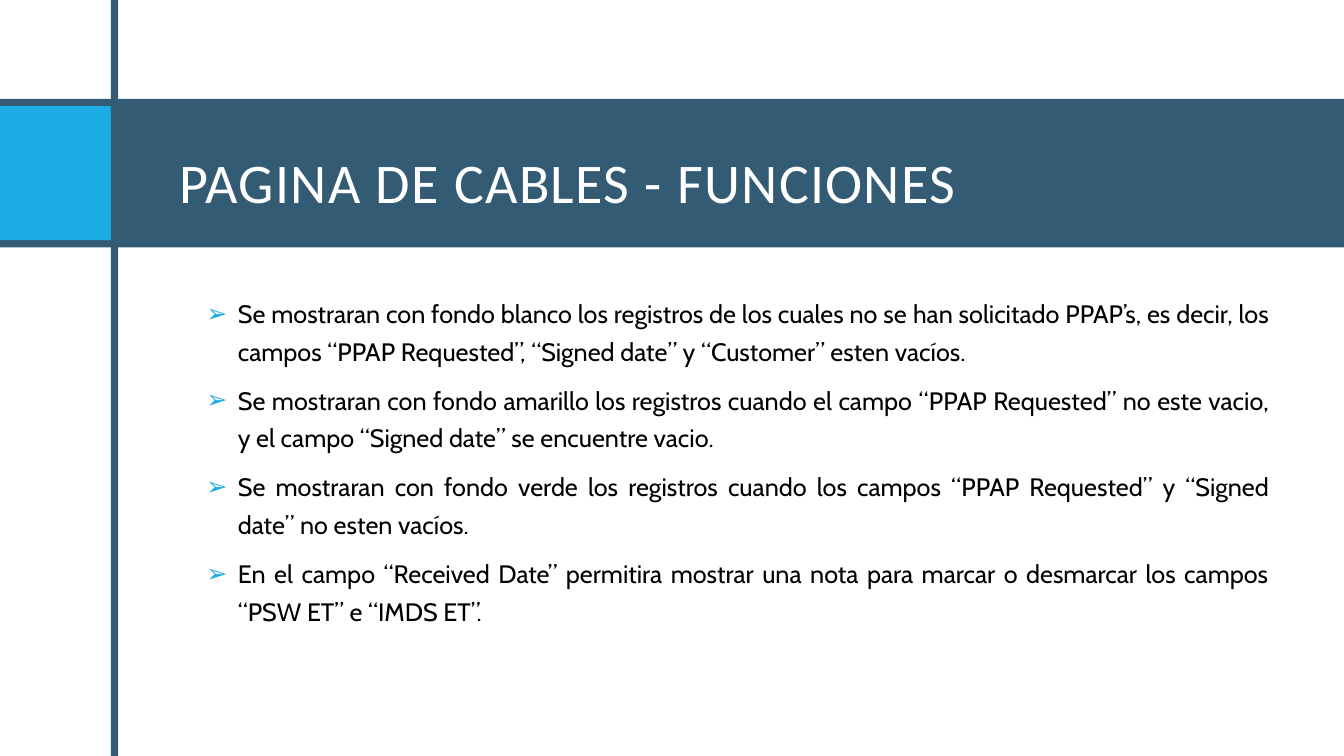
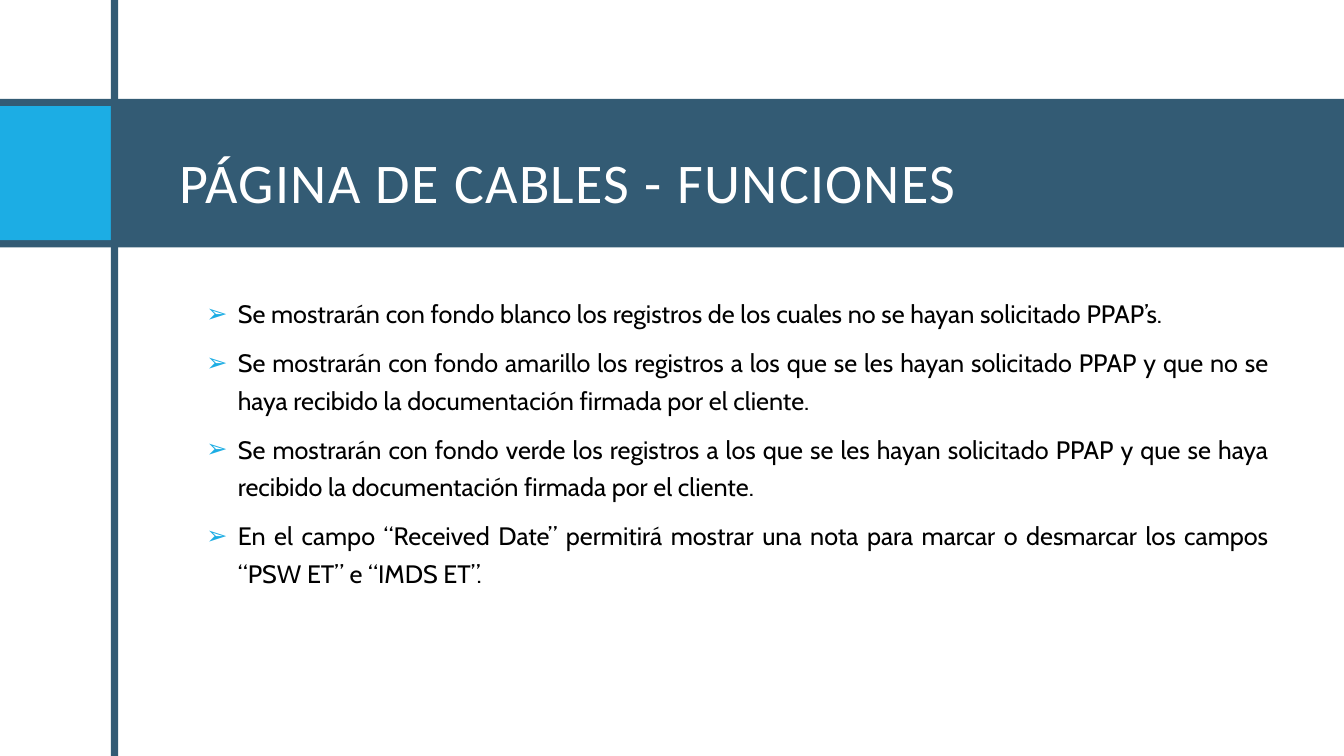
Before and after one commit to Santiago-004/proyecto, a slide deck: slide 35 of Proyecto.pptx. Drawn at 1344x756 pixels with LibreOffice and Linux fonts; fonts in the diff are those of the drawing. Boxes give left, top, right and bottom in pixels: in the first picture for what was removed or moved away, otherwise in the second. Text is boxed around its words. In the diff, an @@ line names an element or a change of style, - is before the commit and + after.

```diff
--- a/Proyecto.pptx
+++ b/Proyecto.pptx
@@ title at (179,156,955,204): text changed @@
-PAGINA DE CABLES - FUNCIONES
+PÁGINA DE CABLES - FUNCIONES
@@ text at (238,304,1268,584): text changed @@
-  ➢ Se mostraran con fondo blanco los registros de los cuales no se han solicitado PPAP’s, es decir, los campos “PPAP Requested”, “Signed date” y “Customer” esten vacíos.
-  ➢ Se mostraran con fondo amarillo los registros cuando el campo “PPAP Requested” no este vacio, y el campo “Signed date” se encuentre vacio.
-  ➢ Se mostraran con fondo verde los registros cuando los campos “PPAP Requested” y “Signed date” no esten vacíos.
-  ➢ En el campo “Received Date” permitira mostrar una nota para marcar o desmarcar los campos “PSW ET” e “IMDS ET”.
+  ➢ Se mostrarán con fondo blanco los registros de los cuales no se hayan solicitado PPAP’s.
+  ➢ Se mostrarán con fondo amarillo los registros a los que se les hayan solicitado PPAP y que no se haya recibido la documentación firmada por el cliente.
+  ➢ Se mostrarán con fondo verde los registros a los que se les hayan solicitado PPAP y que se haya recibido la documentación firmada por el cliente.
+  ➢ En el campo “Received Date” permitirá mostrar una nota para marcar o desmarcar los campos “PSW ET” e “IMDS ET”.
```
Also in this commit, not shown: 21 other slides changed, 3 slides removed, 1 other file.
